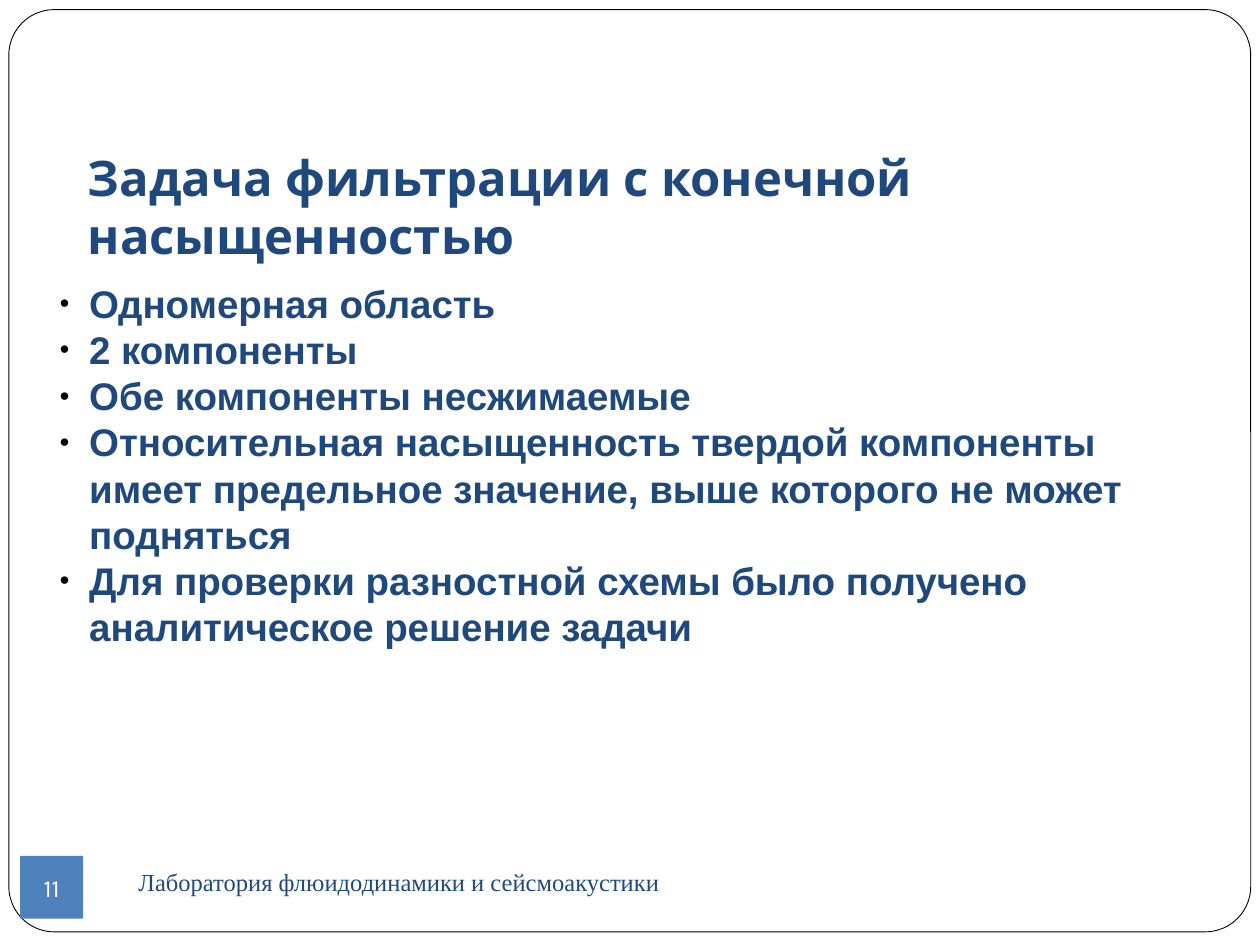
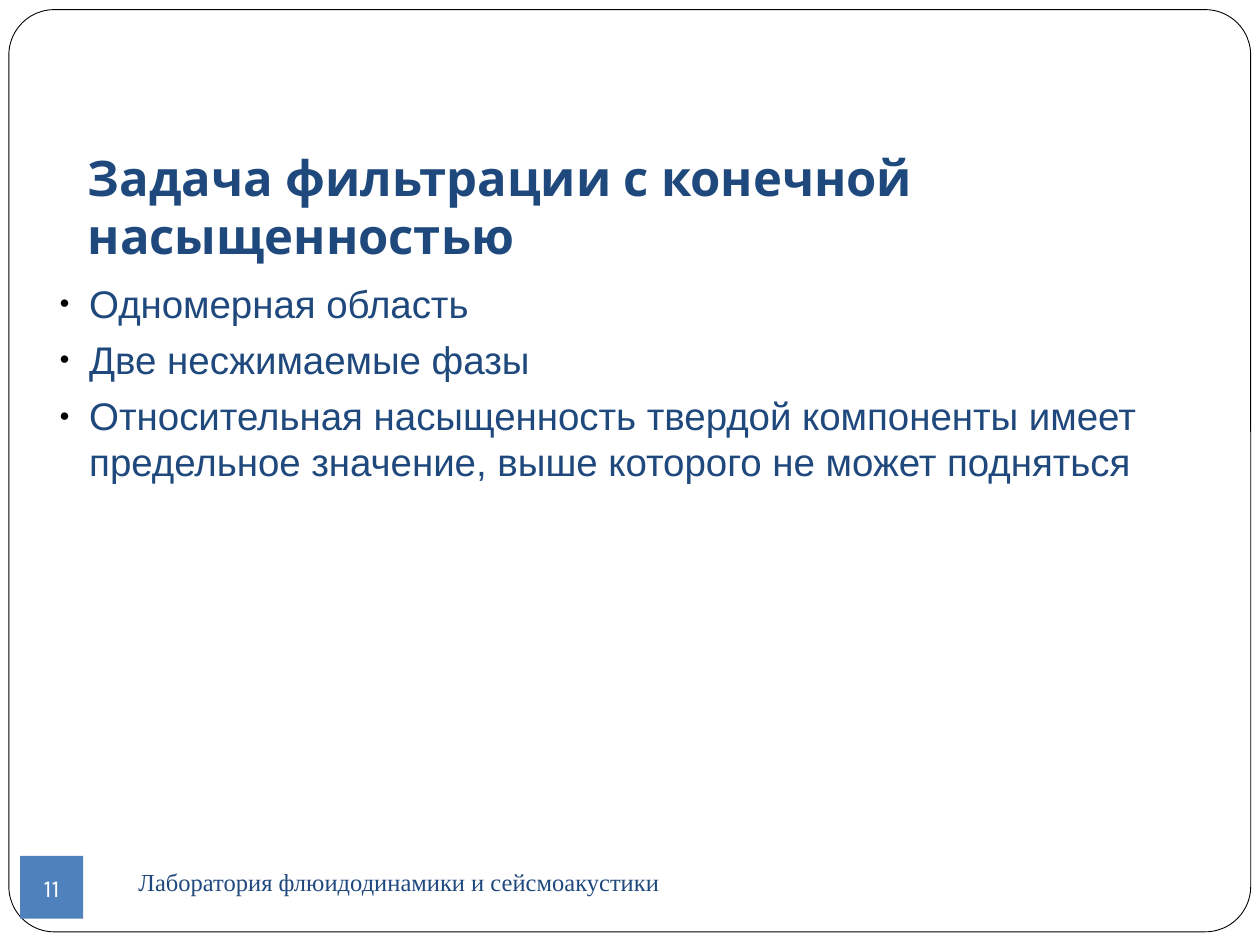
Before and after one commit to CompMathGroup/sagd, a slide deck: slide 11 of doc/Presentation.odp. Drawn at 1260x945 pixels with LibreOffice and Linux fonts; fonts in the diff are those of the drawing; background and template pictures are left out. Boxes give left, top, right and bottom in pixels: in the first picture for what was removed or moved away, otherwise in the second. Text is boxed around its words. In the diff, an @@ line names an element or a change of style, - is before the commit and + after.

```diff
--- a/doc/Presentation.odp
+++ b/doc/Presentation.odp
@@ text at (89, 290, 1136, 484): bold off in "Одномерная область", "Относительная насыщенность твердой компоненты имеет предельн ..."; more space between paragraphs @@
@@ text at (89, 346, 530, 382): text changed; bold off @@
-● 2 компоненты
-● Обе компоненты несжимаемые
+● Две несжимаемые фазы
@@ text at (89, 566, 1027, 649): paragraph removed @@
-● Для проверки разностной схемы было получено аналитическое решение задачи
```
Also in this commit, not shown: 13 other slides changed, 6 slides added, 3 slides removed, 3 other files.
